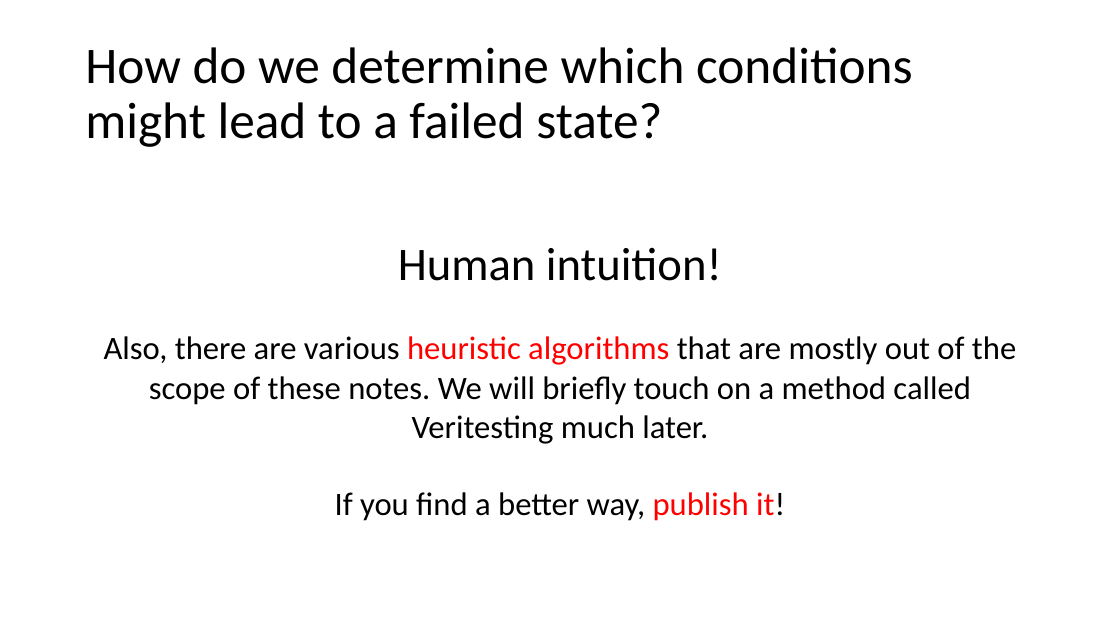
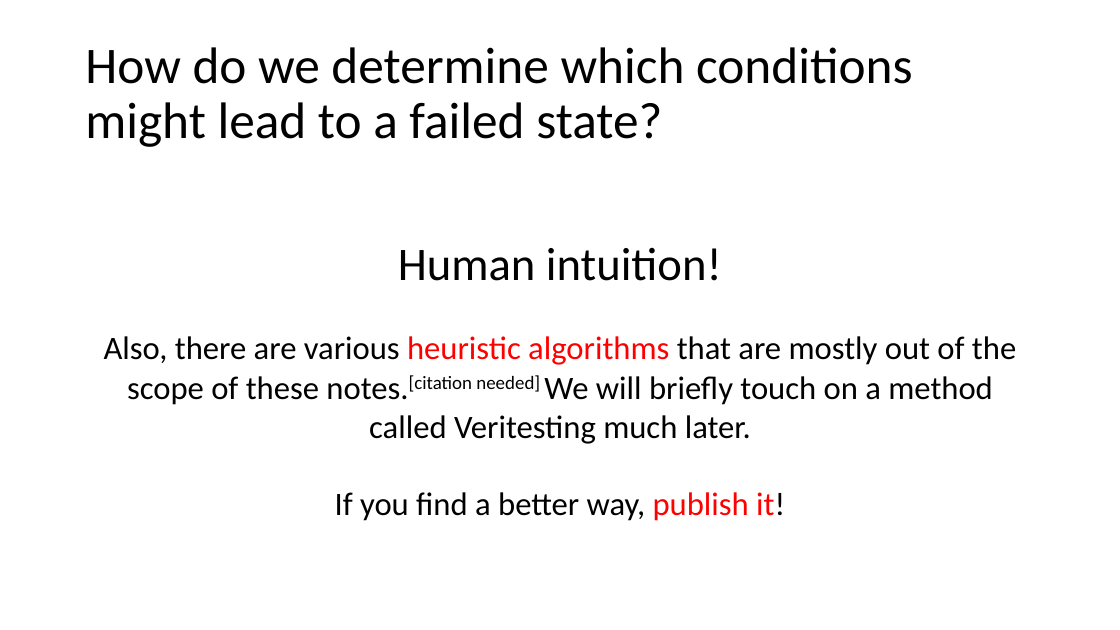
Before and after one commit to jakespringer/angr_ctf, a slide deck: slide 40 of SymbolicExecution.pptx. Drawn at 1120x630 pixels with LibreOffice and Linux fonts; fonts in the diff are those of the drawing. Boxes give left, top, right and bottom in pixels: in the first picture for what was removed or moved away, otherwise in the second. Text is boxed around its words. In the diff, an @@ line names an element or a change of style, - is before the commit and + after.

```diff
--- a/SymbolicExecution.pptx
+++ b/SymbolicExecution.pptx
@@ text at box(104, 336, 1016, 444): text changed @@
-Also, there are various heuristic algorithms that are mostly out of the scope of these notes. We will briefly touch on a method called Veritesting much later.
+Also, there are various heuristic algorithms that are mostly out of the scope of these notes.[citation needed] We will briefly touch on a method called Veritesting much later.
```
Also in this commit, not shown: 12 other slides changed, 21 slides added.
